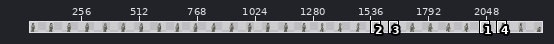
Pixel-art file -- support/player-table-80-80.aseprite. Above, an overview of the earlier version with the close-up marked.
Close-up. Before the commit:
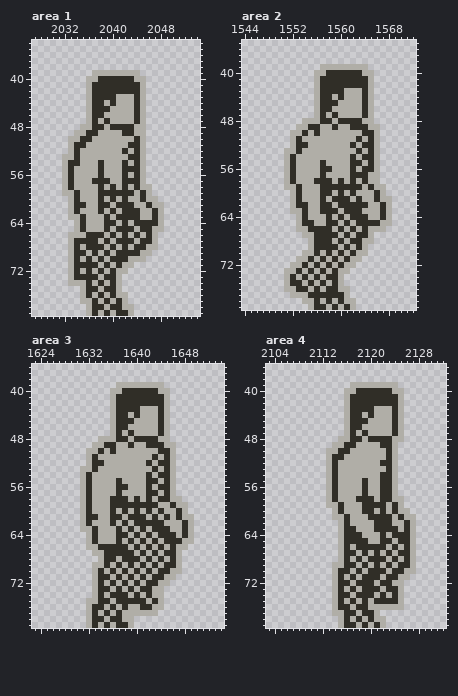
2320x80 pixels, 1 frame. Shown: area 1: x 2027..2054, y 34..79; area 2: x 1544..1572, y 35..79; area 3: x 1623..1654, y 36..79; area 4: x 2103..2132, y 36..79. The wide view leaves out empty margins. The commit also changed other parts of the picture, which this record leaves out.
New version:
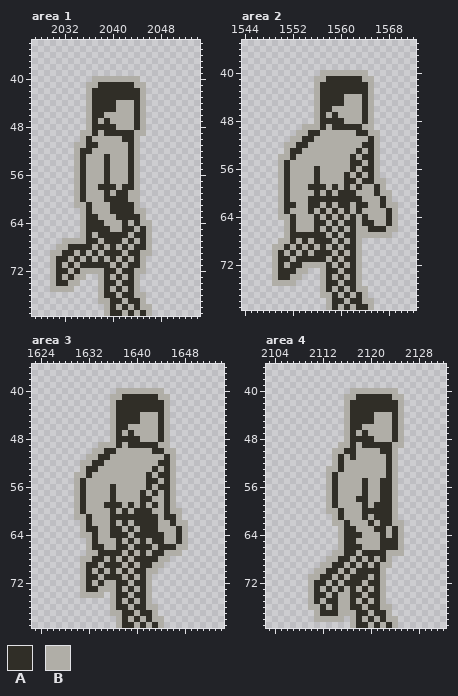
Palette (. is transparent): A #302e27  B #b0aea7
Diff:
Changed rows in their new state; - is an unchanged pixel.
Area 1:
first column x 2030:
39 -------........----
40 ------.-BBBBBB-.---
41 -------B------B----
43 -----------AAA-----
44 ---------A---------
45 ----------A--------
48 -----.---A-BBBA----
49 ----.-B--AAA-------
50 ---..B------AAB.---
51 ---.BBAA------B.---
52 ---.BAA-----BAB.---
53 --..BA---A----B.---
54 --..BA--BA--BAB.---
55 --..-A--BA--B-B.---
56 --..-A--BA--BAB.---
57 --..-A-BB---B-B.---
58 --..-A---A---AB..--
59 --..BA--B-B--B-..--
60 ---.BA--BA-A---...-
61 ---.BBA-BBA----....
62 ---..-A-B--A--B-...
63 ---..BAA-B------...
64 ----.BAAABB----BB..
65 ----.BAAA--B----B..
66 ---..--B-A-A---AB.-
67 --B-BB----A-B---B.-
68 -BBA-A-B---------.-
69 BBAAB-----A-B------
70 BAA--------B--A----
71 BABAB---A----AAB---
72 BAA---B-BA--AABB---
73 BABABB..--BABAB----
74 BAA--...BA--AAB----
75 BBBB-...--BABAB----
76 -----...BA--AABB---
77 -----...-BA--AAB---
78 ------...--BA-ABB--
79 ------...BA-BABAB--
Area 2:
first column x 1549:
39 --------........-----
40 -------.-BBBBBB-.----
41 --------B------B-----
43 ------------AAA------
44 ----------A----------
45 -----------A---------
48 -----..---A-BBBA-----
49 ----.-BBA--AA--B-.---
50 ---.-BA-------A-B----
51 ----BAA-------B------
52 --B----------B-------
53 ---A-----------------
54 -B-------------------
55 -BAB----B------------
56 -BAB---ABB-----------
57 -BAB---AB---AB-BA----
58 -BAB----BB-BA---A-B--
59 -BA-B-AA-B-B-B--BA---
60 -BA-B--AB---A------B-
61 -BA-B-AA-A---A---BA--
62 -BAABBAAB----B------B
63 -BA--BA--B---B----BAB
64 -BBA-B-A------B---BAB
65 --BA-BBAAB---AB--B-AB
66 --BA--B-B------BAAABB
67 --BAAAA--B---ABB-BBB-
68 -BBABA--------B..----
69 BBABABAB-B---AB.-----
70 BABABA--A------.-----
71 BAABAA-A-----A-------
72 BABAAB-B-----AB------
73 BAAAB-..BA--AAB------
74 BAAB-...--BABAB------
75 BB-B....BA--AAB------
76 --......--BA-ABB-----
77 ---.....BB-BABAB-----
78 -----....BA--AABB----
79 ------...-----AAB----
Area 3:
first column x 1630:
39 -------........-----
40 ------.-BBBBBB-.----
41 -------B------B-----
43 -----------AAA------
44 ---------A----------
45 ----------A---------
48 ----..---A-BBBA-----
49 ---.-BBA--AA--B-.---
50 --.-BA-------A-B----
51 ---BAA-------B------
52 -B----------B-------
53 --A-----------------
54 B-------------------
55 BAB----B------------
56 BAB---ABB-----------
57 BAB---AB---AB-------
58 BAB----BB-BA--B--.--
59 BAB--A--B-B-B--AB..-
60 BAB--------A--BA-B.-
61 B--B----A---A---AB..
62 --------------B-A-B.
63 --A---A-----A-BB-AB.
64 -B----A----A-A-BBAB.
65 --------------ABB--.
66 ---A-BB----A---A----
67 --B-A---B-----ABB---
68 -BBAAB---B-A-AB-..--
69 -BAA--A-----AB-...--
70 -BA--------AB-....--
71 -BAAB-A------....---
72 -BA---BA---AB...----
73 -BAABB------B..-----
74 -BB-B.B----AB..-----
75 --....--B-B--..-----
76 --....BA--A-B-.-----
77 --....-BAA-AA-------
78 --.....BA-ABABB-----
79 --.....B-ABABAB-----
Area 4:
first column x 2113:
39 ----........-
40 ---.-BBBBBB-.
41 ----B------B-
43 --------AAA--
44 ------A------
45 -------A-----
48 --.---A-BBBA-
49 -.-B--AAA---B
50 .-B-A----A---
51 .B--A--------
52 .BA------B---
53 -BA----------
54 ---------B---
first column x 2110:
58 ----------B----.--
59 ----AB----B--AB.--
60 ---B-------A-AB..-
61 -----AB--AB----...
62 ----B-----AB----..
63 -------------B--..
64 ---------------B..
65 --------BB----AB..
66 -------A-BBB-A--..
67 ----B-----A-AB-B..
68 ---BBA-----B--....
69 --BBAAB------B....
70 -BBAAB---A--B.....
71 BBAA----A-B--....-
72 BAABAB-A-B-AB...--
73 BABA------B--...--
74 BAABABBA-B-AB...--
75 BABAAB------B...--
76 BBABABBA-BAA--..--
77 -BAAA-BBA-BAAB----
78 -BBBB-.-----ABB---
79 -----..BA----AB---
Where, in picture pixels (left, top, right, bottom), the same in both close-ups:
changed: (50, 70, 164, 316)
changed: (272, 64, 398, 310)
changed: (74, 382, 194, 628)
changed: (308, 382, 416, 628)
